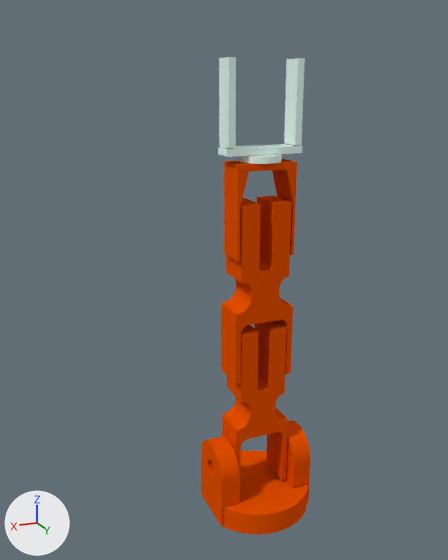
An edit to the Blender file res/braccio.blend, drawn before and after from the same camera.
The view is the same before and after, from a 50 mm camera at (0.247, 0.497, 0.416) aimed at (0.033, -0.006, 0.243). Arrows for +X, +Y and +Z are at lower left; the lights stay in place.

Before the edit, the objects in view are built like this:
```python
ob_base = bpy.data.objects.new('base', me_base_mesh)
ob_base.location = (0.0, 0.0, 0.0)
ob_gripper = bpy.data.objects.new('gripper', me_gripper_base_mesh)
ob_gripper.parent = ob_wrist_roll
ob_gripper.location = (0.0, 0.0, 0.357)
ob_left = bpy.data.objects.new('left', me_gripper_left_mesh)
ob_left.parent = ob_gripper
ob_left.location = (0.0318, 0.0, 0.4)
ob_right = bpy.data.objects.new('right', me_gripper_right_mesh)
ob_right.parent = ob_gripper
ob_right.location = (-0.0318, 0.0, 0.4)
# also in view: 'elbow' at (0.0, -0.002, 0.23); 'shoulder' at (0.0, -0.002, 0.11); 'wrist_pitch' at (0.0, 0.0, 0.308)
```
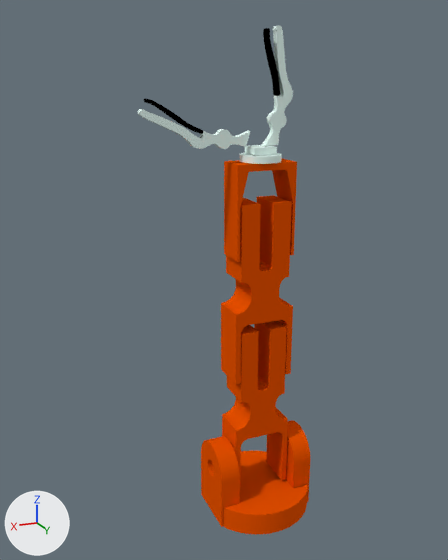
Commit message: Improved gripper model.

Pixel boxes [x1, y1, x2, y2] of what changed, in the pictures (448 x 560 px):
'gripper_fix', added
    after: [261, 26, 293, 146]
    faces in mat_white (white #e9fff8): [261, 26, 293, 146]
    faces in mat_black (black #000000): [263, 28, 280, 96]
'gripper_movable', added
    after: [138, 99, 250, 149]
    faces in mat_white (white #e9fff8): [138, 109, 250, 149]
    faces in mat_black (black #000000): [144, 99, 203, 134]
'left', hidden
    before: [219, 57, 236, 148]
'right', hidden
    before: [284, 58, 305, 145]
'gripper', rescaled (61% narrower, 21% shorter)
    before: [218, 144, 302, 157]
    after: [245, 145, 277, 155]

The change, as a diff of the scene's bpy script:
```diff
--- a/res/braccio.blend.py
+++ b/res/braccio.blend.py
@@ mat_black @@
+mat_black = diffuse_material('black')
+mat_black.base_color = (0.0, 0.0, 0.0)  # black #000000
@@ me_gripper_left_mesh @@
 me_gripper_left_mesh.from_pydata(...)  # 8 vertices, 6 faces; spans x -0.0032..0.0032, y -0.0101..0.0101, z -0.036..0.036
 # used by ob_left; parent = ob_gripper; location = (0.0318, 0.0, 0.4)
+# me_gripper_left_mesh part 1: the whole mesh is multiplied about its middle by the matrix ((0.0, 1.0, 0.0), (-0.292, 0.0, 0.956), (0.956, 0.0, 0.292)), then moved by (0.0, 0.0335, 0.0136)
 me_gripper_left_mesh.materials.append(mat_white)
@@ me_gripper_right_mesh @@
 me_gripper_right_mesh.from_pydata(...)  # 8 vertices, 6 faces; spans x -0.0032..0.0032, y -0.0101..0.0101, z -0.036..0.036
 # used by ob_right; parent = ob_gripper; location = (-0.0318, 0.0, 0.4)
+# me_gripper_right_mesh part 2: the whole mesh is moved by (0.0032, 0.0, 0.036)
 me_gripper_right_mesh.materials.append(mat_white)
@@ me_gripper_fix_mesh @@
+me_gripper_fix_mesh.from_pydata(...)  # 552 vertices, 824 faces; spans x -0.0195..0.0208, y -0.0052..0.0052, z 0.0..0.1481
+# faces by material slot: [592, 232]
+me_gripper_fix_mesh.materials.append(mat_white)  # white #e9fff8
+me_gripper_fix_mesh.materials.append(mat_black)  # black #000000
@@ me_gripper_movable_mesh @@
+me_gripper_movable_mesh.from_pydata(...)  # 552 vertices, 824 faces; spans x -0.0061..0.141, y -0.0052..0.0052, z -0.002..0.0611
+# faces by material slot: [592, 232]
+me_gripper_movable_mesh.materials.append(mat_white)  # white #e9fff8
+me_gripper_movable_mesh.materials.append(mat_black)  # black #000000
@@ ob_gripper @@
 ob_gripper.location = (0.0, 0.0, 0.357)
+ob_gripper.scale = (0.3, 1.0, 1.0)
@@ ob_left @@
 ob_left = bpy.data.objects.new('left', me_gripper_left_mesh)
-ob_left.parent = ob_gripper
-ob_left.matrix_parent_inverse = Matrix(((1.0, 0.0, 0.0, 0.0), (0.0, 1.0, 0.0, 0.0), (0.0, 0.0, 1.0, -0.357), (0.0, 0.0, 0.0, 1.0)))
-ob_left.location = (0.0318, 0.0, 0.4)
+ob_left.location = (0.008, 0.0, 0.364)
+ob_left.rotation_euler = (0.518, 0.0, -1.571)  # degrees (30, 0, -90)
+ob_left.hide_viewport = True
@@ ob_right @@
 ob_right = bpy.data.objects.new('right', me_gripper_right_mesh)
-ob_right.parent = ob_gripper
-ob_right.matrix_parent_inverse = Matrix(((1.0, 0.0, 0.0, 0.0), (0.0, 1.0, 0.0, 0.0), (0.0, 0.0, 1.0, -0.357), (0.0, 0.0, 0.0, 1.0)))
-ob_right.location = (-0.0318, 0.0, 0.4)
+ob_right.location = (-0.008, 0.0, 0.364)
+ob_right.hide_viewport = True
@@ ob_gripper_fix @@
+ob_gripper_fix = bpy.data.objects.new('gripper_fix', me_gripper_fix_mesh)
+ob_gripper_fix.parent = ob_gripper
+ob_gripper_fix.matrix_parent_inverse = Matrix(((3.333, 0.0, 0.0, 0.0), (0.0, 1.0, 0.0, 0.0), (0.0, 0.0, 1.0, -0.357), (0.0, 0.0, 0.0, 1.0)))
+ob_gripper_fix.location = (-0.0156, 0.0, 0.364)
+ob_gripper_fix.scale = (0.659, 0.659, 0.659)
@@ ob_gripper_movable @@
+ob_gripper_movable = bpy.data.objects.new('gripper_movable', me_gripper_movable_mesh)
+ob_gripper_movable.parent = ob_gripper
+ob_gripper_movable.matrix_parent_inverse = Matrix(((3.333, 0.0, 0.0, 0.0), (0.0, 1.0, 0.0, 0.0), (0.0, 0.0, 1.0, -0.357), (0.0, 0.0, 0.0, 1.0)))
+ob_gripper_movable.location = (0.0156, 0.0, 0.364)
+ob_gripper_movable.scale = (0.659, 0.659, 0.659)
```
